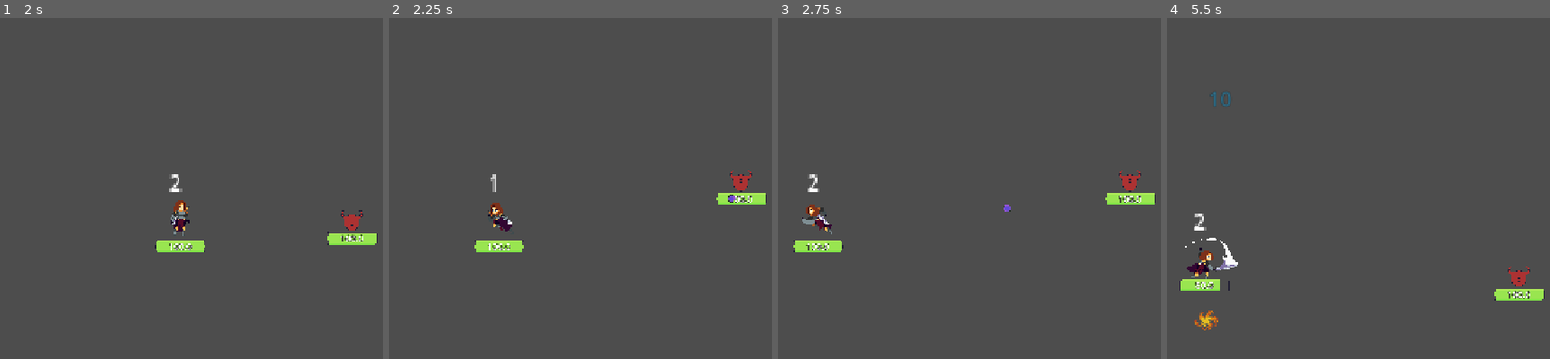
Above: before the commit, frames 1-4 (left to right).
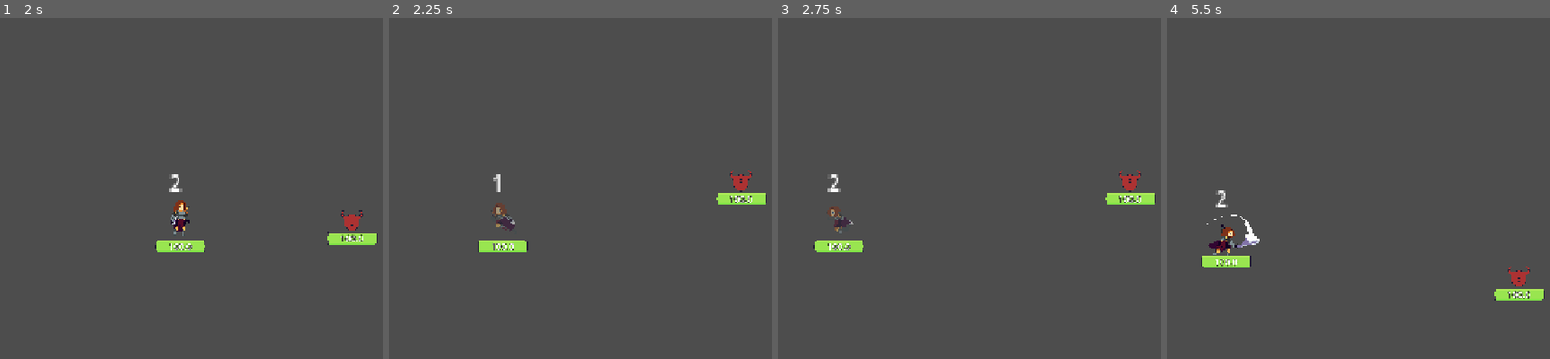
Above: after the commit, the same moments.

Repository: Darkcitrus/darkspracticegame-main
Game: Godot game, scene res://game_world.tscn
The game is run twice, just before and just after one commit, with the same random seed, the same clock (stepped at 60 frames per second) and the same inputs. This scene is started directly instead of the project's main scene.
Inputs (mouse positions are in pixels of both pictures, inside the frame that each line leads up to):
- Up to frame 1 (2 s): tap Enter at 0.5 s; drag from (352, 164) to (199, 215) at 0.52 s; drag from (outside the picture) to (222, 202) at 1.27 s
- Up to frame 2 (2.25 s): move the mouse to (523, 157) at 2.02 s; hold Left (ui_left) from 2.03 s (still down); hold Ctrl (sneak, bound only after the commit) from 2.03 s (still down); tap Shift (dash) at 2.1 s
- Up to frame 3 (2.75 s): keep holding Left (ui_left); keep holding Ctrl (sneak, bound only after the commit)
- Up to frame 4 (5.5 s): release Left (ui_left) at 2.75 s; release Ctrl (sneak, bound only after the commit) at 2.75 s; drag from (outside the picture) to (1396, 208) at 2.77 s; move the mouse to (1412, 120) at 3.52 s; hold Down (ui_down) 3.53-4.25 s; hold Ctrl (sneak, bound only after the commit) 3.53-4.25 s; tap 1 (grapple) at 3.6 s; tap Space (ui_select) at 3.77 s; drag from (outside the picture) to (1519, 181) at 4.27 s; move the mouse to (1373, 239) at 5.02 s; hold Up (ui_up) from 5.03 s (still down); hold Right mouse button (ranged_attack) from 5.03 s (still down); click (1373, 239) at 5.17 s; tap Ctrl (sneak, bound only after the commit) at 5.3 s

Frame 1 is identical in both runs. In frame 2, 0.7% of the frame differs, in the area x 22-91%, y 45-69%; in frame 3, 1.2%; in frame 4, 2.0%, in the area x 3-25%, y 21-92%.

Commit message:
Add sneaking mechanics: implement sneaking state, speed reduction, and undetectable flag for player, polish ice skating mechanics

Diff:
--- a/project.godot
+++ b/project.godot
@@ -145,6 +145,11 @@
 "events": [Object(InputEventKey,"resource_local_to_scene":false,"resource_name":"","device":-1,"window_id":0,"alt_press …(191 unchanged characters)…
 ]
 }
+sneak={
+"deadzone": 0.2,
+"events": [Object(InputEventKey,"resource_local_to_scene":false,"resource_name":"","device":-1,"window_id":0,"alt_pressed":false,"shift_pressed":false,"ctrl_pressed":false,"meta_pressed":false,"pressed":false,"keycode":0,"physical_keycode":4194326,"key_label":0,"unicode":0,"location":0,"echo":false,"script":null)
+]
+}
 
 [layer_names]
 
--- a/scripts/PlayerMovement.gd
+++ b/scripts/PlayerMovement.gd
@@ -12,6 +12,11 @@
 var spawn_interval: float = 0.01  # Much more frequent spawning (was 0.5)
 var last_spawn_time: float = 0.0
 
+# Sneaking functionality
+var is_sneaking: bool = false
+var normal_speed_multiplier: float = 1.0
+var sneak_speed_multiplier: float = 0.75
+
 func initialize(player_node: Node):
 	player = player_node
 	dodge_timer = player.get_node("DodgeTimer")
@@ -34,6 +39,9 @@
 	# Skip movement if player can't take actions
 	if not player or not player.can_take_actions():
 		return
+
+	# Handle sneaking
+	handle_sneaking()
 
 	# Normal movement code
 	handle_movement()
@@ -47,6 +55,58 @@
 	else:
 		if player.has_meta("key4_pressed"):
 			player.remove_meta("key4_pressed")
+
+# Handle sneaking logic
+func handle_sneaking():
+	if not player:
+		return
+
+	var was_sneaking = is_sneaking
+	is_sneaking = Input.is_action_pressed("sneak")
+
+	# If sneaking state changed
+	if was_sneaking != is_sneaking:
+		if is_sneaking:
+			# Started sneaking
+			apply_sneak_effects()
+		else:
+			# Stopped sneaking
+			remove_sneak_effects()
+
+# Apply effects when player starts sneaking
+func apply_sneak_effects():
+	# Make player partially transparent
+	if player.has_node("PlayerSprite"):
+		player.get_node("PlayerSprite").modulate.a = 0.5
+
+	# Store original speed if not already stored
+	if not player.has_meta("original_run_speed_before_sneak"):
+		player.set_meta("original_run_speed_before_sneak", player.run_speed)
+
+	# Apply reduced speed (75% of original)
+	player.run_speed = player.get_meta("original_run_speed_before_sneak") * sneak_speed_multiplier
+
+	# Set undetectable flag for dummies to check
+	player.set_meta("is_undetectable", true)
+
+	print("Started sneaking. Speed reduced to: " + str(player.run_speed))
+
+# Remove effects when player stops sneaking
+func remove_sneak_effects():
+	# Restore normal transparency
+	if player.has_node("PlayerSprite"):
+		player.get_node("PlayerSprite").modulate.a = 1.0
+
+	# Restore original speed
+	if player.has_meta("original_run_speed_before_sneak"):
+		player.run_speed = player.get_meta("original_run_speed_before_sneak")
+		player.remove_meta("original_run_speed_before_sneak")
+
+	# Remove undetectable flag
+	if player.has_meta("is_undetectable"):
+		player.remove_meta("is_undetectable")
+
+	print("Stopped sneaking. Speed restored to: " + str(player.run_speed))
 
 func handle_movement():
 	# Check again if the player can take actions (in case this is called directly)
@@ -95,7 +155,7 @@
 		remove_ice_effects_from_player()
 
 # Handle spawning ice spots at regular intervals when enabled
-func handle_ice_spots(delta):
+func handle_ice_spots(_delta):
 	if ice_spot_spawning_enabled and ice_spot_scene:
 		var current_time = Time.get_ticks_msec() / 1000.0
 		if current_time - last_spawn_time >= spawn_interval:
@@ -171,28 +231,42 @@
 # Remove ice effects from the player directly from movement script
 func remove_ice_effects_from_player():
 	if player:
-		# Restore original friction if we have it stored
-		if player.has_meta("original_friction"):
-			player.friction = player.get_meta("original_friction")
-			print("Removed slippery effect, friction restored to: ", player.get_meta("original_friction"))
-
-		# Restore original speed if we increased it
-		if player.has_meta("original_run_speed"):
-			player.run_speed = player.get_meta("original_run_speed")
-			print("Restored player speed from ice to: ", player.run_speed)
-			player.remove_meta("original_run_speed")
-			player.remove_meta("current_speed_multiplier")
-
-			# Stop and remove the acceleration timer
-			if player.has_node("IceAccelerationTimer"):
-				var timer = player.get_node("IceAccelerationTimer")
-				timer.stop()
-				timer.queue_free()
-				print("Stopped speed acceleration timer")
-
-		# Remove the on_ice flag
-		if player.has_meta("on_ice"):
+		# When toggling off ice, use sliding momentum instead of instantly stopping
+		if player.has_meta("on_ice") and ice_spot_spawning_enabled == false:
+			# Set medium friction for sliding (between ice and normal)
+			if player.has_meta("original_friction"):
+				player.friction = lerp(0.2, player.get_meta("original_friction"), 0.3)
+				print("Entered sliding state with friction: ", player.friction)
+
+			# Keep current speed for sliding momentum
+			if player.has_meta("original_run_speed") and player.has_meta("current_speed_multiplier"):
+				var current_speed = player.run_speed
+				print("Maintaining momentum at speed: ", current_speed)
+
+				# Stop acceleration timer
+				if player.has_node("IceAccelerationTimer"):
+					var accel_timer = player.get_node("IceAccelerationTimer")
+					accel_timer.stop()
+					accel_timer.queue_free()
+					print("Stopped acceleration timer")
+
+				# Create sliding timer to gradually reduce speed
+				if not player.has_node("SlidingMomentumTimer"):
+					var sliding_timer = Timer.new()
+					sliding_timer.name = "SlidingMomentumTimer"
+					sliding_timer.wait_time = 0.05  # Update speed reduction 20 times per second
+					sliding_timer.connect("timeout", _on_sliding_momentum_timeout)
+					player.add_child(sliding_timer)
+					sliding_timer.start()
+					print("Started sliding momentum timer")
+
+			# Change on_ice flag to sliding flag
 			player.remove_meta("on_ice")
+			player.set_meta("is_sliding", true)
+			print("Player is now sliding")
+		else:
+			# Complete reset (for direct calls that aren't toggle-related)
+			stop_sliding()
 
 # Function to gradually increase player speed while on ice
 func _on_acceleration_timeout():
@@ -215,3 +289,64 @@
 		# Debug output every 0.2 seconds to avoid spamming the console
 		if int(Time.get_ticks_msec() / 200) % 5 == 0:
 			print("Gradually increasing speed: " + str(int(new_multiplier * 100)) + "% of original speed")
+
+# Function to gradually decrease player speed during sliding
+func _on_sliding_momentum_timeout():
+	if player and is_instance_valid(player) and player.has_meta("is_sliding"):
+		var original_speed = player.get_meta("original_run_speed")
+
+		# Define sliding properties
+		var sliding_deceleration_rate = 0.5		# Rate at which speed decreases (0.5 = 50% of previous speed each step)
+		var min_sliding_speed_percentage = 0.10  # Stop sliding when reaching 10% of original speed
+
+		# Gradually decrease speed
+		var new_speed = player.run_speed * sliding_deceleration_rate
+
+		# Calculate percentage of original speed
+		var percentage_of_original = new_speed / original_speed
+
+		# If speed is low enough, stop sliding
+		if percentage_of_original <= min_sliding_speed_percentage:
+			stop_sliding()
+		else:
+			# Apply gradually decreasing speed
+			player.run_speed = new_speed
+
+			# Gradually increase friction back to normal
+			if player.has_meta("original_friction"):
+				var target_friction = player.get_meta("original_friction")
+				player.friction = lerp(player.friction, target_friction, 0.05)
+
+			# Debug output every few updates
+			if int(Time.get_ticks_msec() / 200) % 5 == 0:
+				print("Sliding momentum: " + str(int(percentage_of_original * 100)) + "% of original speed")
+
+# Function to finalize stopping sliding
+func stop_sliding():
+	if player:
+		print("Player stopped sliding")
+
+		# Restore original speed
+		if player.has_meta("original_run_speed"):
+			player.run_speed = player.get_meta("original_run_speed")
+			player.remove_meta("original_run_speed")
+
+		# Restore original friction
+		if player.has_meta("original_friction"):
+			player.friction = player.get_meta("original_friction")
+			player.remove_meta("original_friction")
+
+		# Stop and remove the sliding timer
+		if player.has_node("SlidingMomentumTimer"):
+			var sliding_timer = player.get_node("SlidingMomentumTimer")
+			sliding_timer.stop()
+			sliding_timer.queue_free()
+			print("Removed sliding momentum timer")
+
+		# Remove sliding flag
+		if player.has_meta("is_sliding"):
+			player.remove_meta("is_sliding")
+
+		# Remove any other related metadata
+		if player.has_meta("current_speed_multiplier"):
+			player.remove_meta("current_speed_multiplier")
--- a/scripts/dummy.gd
+++ b/scripts/dummy.gd
@@ -269,8 +269,14 @@
 		return
 
 	var player = get_tree().get_first_node_in_group("Player")
-	# Only shoot if player exists and is alive
+	# Only shoot if player exists, is alive, and is not sneaking
 	if player and player.alive and fireball_scene:
+		# Check if player is sneaking (undetectable)
+		if player.has_meta("is_undetectable"):
+			# Player is sneaking, don't target them
+			print("Player is sneaking - dummy cannot detect them")
+			return
+
 		var fireball = fireball_scene.instantiate()
 		get_tree().get_root().add_child(fireball)
 		fireball.global_position = global_position
--- a/scripts/ice_spot.gd
+++ b/scripts/ice_spot.gd
@@ -9,6 +9,10 @@
 var speed_increase_rate = 0.8  # How quickly speed increases per second
 var max_speed_multiplier = 3  # Maximum speed cap (1.8 = 180% of normal speed)
 var acceleration_timer = null
+
+# Sliding momentum properties
+var sliding_deceleration_rate = 0.90  # Rate at which speed decreases (0.90 = 90% of previous speed each step)
+var min_sliding_speed_percentage = 0.25  # Stop sliding when reaching 25% of original speed
 
 func _ready():
 	# Connect signals for when bodies enter/exit the ice spot with proper Godot 4 syntax
@@ -96,28 +100,40 @@
 	player.set_meta("on_ice", true)
 
 func remove_slippery_effect(player):
-	# Restore original friction if we have it stored
+	# When leaving ice, don't immediately reset friction - enter sliding state
 	if player.has_meta("original_friction"):
-		player.friction = player.get_meta("original_friction")
-		print("Removed slippery effect, friction restored to: ", player.get_meta("original_friction"))
-
-	# Restore original speed if we increased it
-	if player.has_meta("original_run_speed"):
-		player.run_speed = player.get_meta("original_run_speed")
-		print("Restored player speed from ice to: ", player.run_speed)
-		player.remove_meta("original_run_speed")
-		player.remove_meta("current_speed_multiplier")
-
-		# Stop and remove the acceleration timer
+		# Set a medium friction value for sliding (between ice and normal)
+		player.friction = lerp(slippery_factor, player.get_meta("original_friction"), 0.3)
+		print("Entered sliding state with friction: ", player.friction)
+
+	# Don't restore original speed yet - maintain momentum
+	if player.has_meta("original_run_speed") and player.has_meta("current_speed_multiplier"):
+		# Keep current speed for sliding
+		var current_speed = player.run_speed
+		print("Maintaining momentum with speed: ", current_speed)
+
+		# Stop acceleration timer
 		if player.has_node("IceAccelerationTimer"):
-			var timer = player.get_node("IceAccelerationTimer")
-			timer.stop()
-			timer.queue_free()
-			print("Stopped speed acceleration timer")
-
-	# Remove the on_ice flag
+			var accel_timer = player.get_node("IceAccelerationTimer")
+			accel_timer.stop()
+			accel_timer.queue_free()
+			print("Stopped acceleration timer")
+
+		# Create sliding timer to gradually reduce speed
+		if not player.has_node("SlidingMomentumTimer"):
+			var sliding_timer = Timer.new()
+			sliding_timer.name = "SlidingMomentumTimer"
+			sliding_timer.wait_time = 0.05  # Update speed reduction 20 times per second
+			sliding_timer.connect("timeout", _on_sliding_momentum_timeout.bind(player))
+			player.add_child(sliding_timer)
+			sliding_timer.start()
+			print("Started sliding momentum timer")
+
+	# Change on_ice flag to sliding flag
 	if player.has_meta("on_ice"):
 		player.remove_meta("on_ice")
+		player.set_meta("is_sliding", true)
+		print("Player is now sliding")
 
 # Function to gradually increase player speed while on ice
 func _on_acceleration_timeout(player):
@@ -136,3 +152,59 @@
 		# Debug output every 0.2 seconds to avoid spamming the console
 		if int(Time.get_ticks_msec() / 200) % 5 == 0:
 			print("Gradually increasing speed: " + str(int(new_multiplier * 100)) + "% of original speed")
+
+# Function to gradually decrease player speed during sliding
+func _on_sliding_momentum_timeout(player):
+	if player and is_instance_valid(player) and player.has_meta("is_sliding"):
+		var original_speed = player.get_meta("original_run_speed")
+
+		# Gradually decrease speed (multiply by sliding_deceleration_rate)
+		var new_speed = player.run_speed * sliding_deceleration_rate
+
+		# Calculate percentage of original speed
+		var percentage_of_original = new_speed / original_speed
+
+		# If speed is low enough, stop sliding
+		if percentage_of_original <= min_sliding_speed_percentage:
+			stop_sliding(player)
+		else:
+			# Apply gradually decreasing speed
+			player.run_speed = new_speed
+
+			# Gradually increase friction back to normal
+			if player.has_meta("original_friction"):
+				var target_friction = player.get_meta("original_friction")
+				player.friction = lerp(player.friction, target_friction, 0.05)
+
+			# Debug output every few updates
+			if int(Time.get_ticks_msec() / 200) % 5 == 0:
+				print("Sliding momentum: " + str(int(percentage_of_original * 100)) + "% of original speed")
+
+# Function to finalize stopping sliding
+func stop_sliding(player):
+	print("Player stopped sliding")
+
+	# Restore original speed
+	if player.has_meta("original_run_speed"):
+		player.run_speed = player.get_meta("original_run_speed")
+		player.remove_meta("original_run_speed")
+
+	# Restore original friction
+	if player.has_meta("original_friction"):
+		player.friction = player.get_meta("original_friction")
+		player.remove_meta("original_friction")
+
+	# Stop and remove the sliding timer
+	if player.has_node("SlidingMomentumTimer"):
+		var sliding_timer = player.get_node("SlidingMomentumTimer")
+		sliding_timer.stop()
+		sliding_timer.queue_free()
+		print("Removed sliding momentum timer")
+
+	# Remove sliding flag
+	if player.has_meta("is_sliding"):
+		player.remove_meta("is_sliding")
+
+	# Remove any other related metadata
+	if player.has_meta("current_speed_multiplier"):
+		player.remove_meta("current_speed_multiplier")
